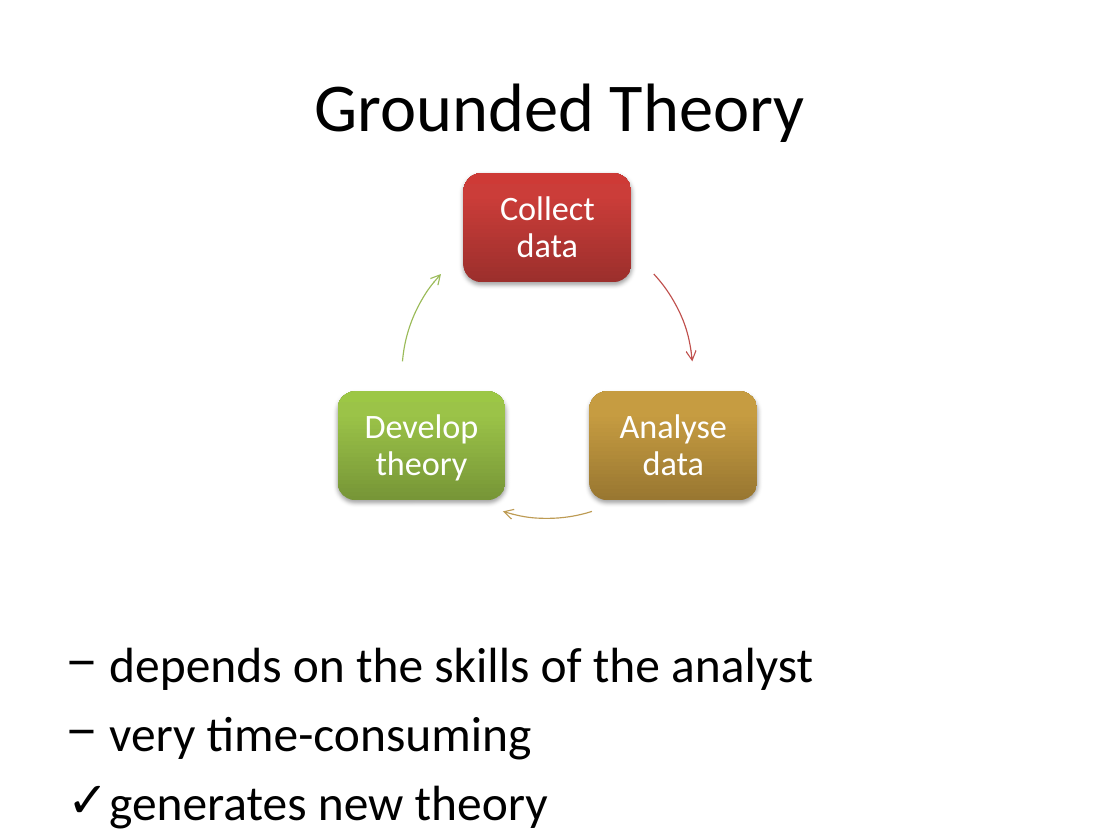
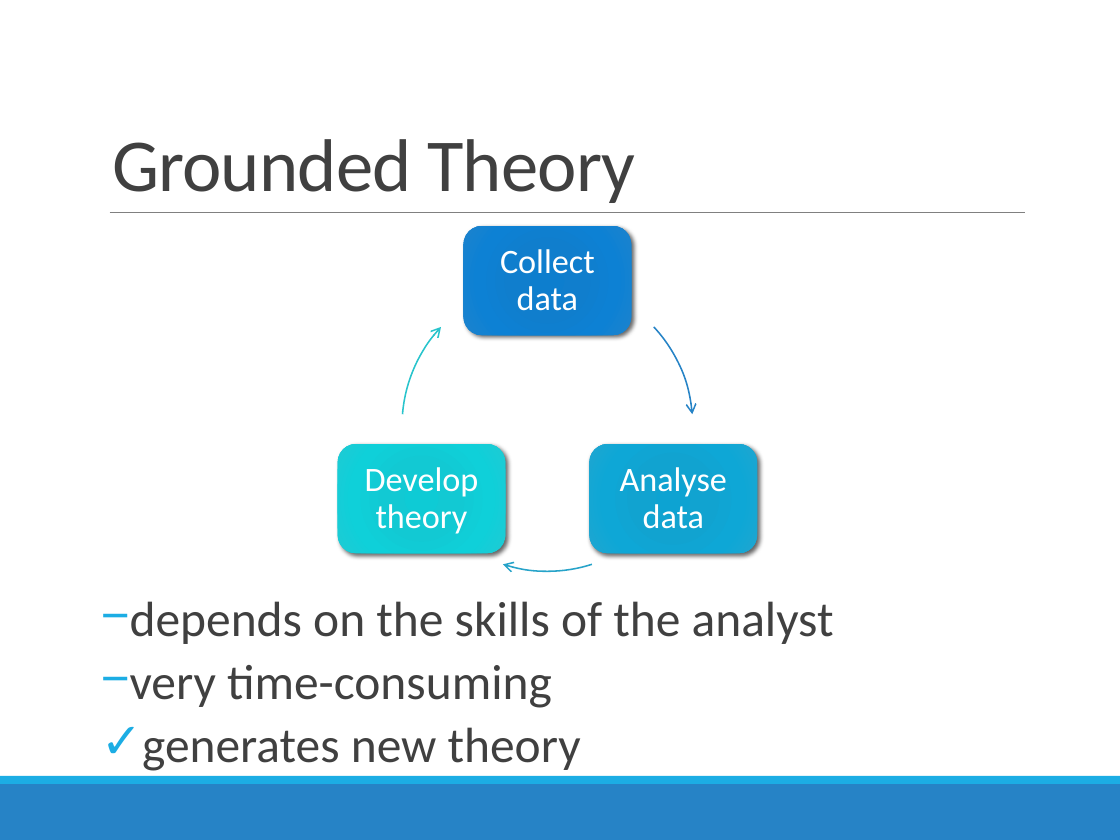
Before and after one commit to SweetyGott/HCIMonster, a slide deck: slide 2 of Impulsvortrag/4_Activity_Grounded_Hybrid_Theory.pptx. Drawn at 1120x840 pixels with LibreOffice and Linux fonts; fonts in the diff are those of the drawing. Boxes give left, top, right and bottom in pixels: in the first picture for what was removed or moved away, otherwise in the second. Text is boxed around its words. In the diff, an @@ line names an element or a change of style, - is before the commit and + after.

Commit message:
Droped some of my slides so that it becomes shorter
Relayouted Tabeas slides to fit Jens and my layout

```diff
--- a/Impulsvortrag/4_Activity_Grounded_Hybrid_Theory.pptx
+++ b/Impulsvortrag/4_Activity_Grounded_Hybrid_Theory.pptx
@@ title "Grounded Theory": place and size @@
-title "Grounded Theory" at [315, 83, 804, 142]
+title "Grounded Theory" at [112, 139, 635, 203]
@@ title "Grounded Theory" at [112, 139, 635, 203]: size 44 to 48 pt, text colour #000000 to #404040, letter spacing 0 to -0.5 pt; alignment centre to left; line spacing 1 to 0.85; vertical alignment middle to bottom @@
@@ line added from (110, 213) to (1025, 213), #808080 0.5 pt @@
@@ rounded rectangle: place and size @@
-rounded rectangle at [464, 174, 632, 282]
+rounded rectangle at [464, 226, 632, 335]
@@ rounded rectangle at [464, 226, 632, 335]: fill gradient #9C2F2D to #CB3E3A to #CE3B37 to gradient #0D7ECF to #117ECD to #0D81D4 to #1E84CE; shadow changed @@
@@ text "Collect data": place and size @@
-text "Collect data" at [500, 196, 595, 258]
+text "Collect data" at [500, 249, 595, 311]
@@ text "depends on the skills of ...": place and size @@
-text "depends on the skills of ..." at [109, 647, 813, 829]
+text "depends on the skills of ..." at [130, 601, 834, 771]
@@ text "depends on the skills of ..." at [130, 601, 834, 771]: text colour #000000 to #404040; indent changed; line spacing 1 to 0.7; more space between paragraphs @@
@@ freeform shape at [402, 281, 693, 572]: outline #C0504D 0.75 pt to #2683C6 1 pt @@
@@ freeform shape at [402, 281, 693, 572]: outline #BD9B53 0.75 pt to #27A3C9 1 pt @@
@@ freeform shape at [402, 281, 693, 572]: outline #9BBB59 0.75 pt to #28C4CC 1 pt @@
@@ 3 freeform shapes, 2 rounded rectangles: place and size @@
-3 freeform shapes, 2 rounded rectangles at [337, 227, 757, 519]
+3 freeform shapes, 2 rounded rectangles at [337, 281, 757, 572]
@@ rounded rectangle at [337, 445, 505, 553]: fill gradient #779737 to #9BC348 to #9DC746 to gradient #0ECBD5 to #12CAD3 to #0FD0DA to #20CBD4; shadow changed @@
@@ text "Develop theory": place and size @@
-text "Develop theory" at [365, 414, 479, 481]
+text "Develop theory" at [365, 467, 479, 534]
@@ rounded rectangle at [589, 445, 757, 553]: fill gradient #997832 to #C79C41 to #CB9D3F to gradient #0EA4D2 to #12A4D0 to #0EA8D7 to #1FA7D1; shadow changed @@
@@ text "Analyse data": place and size @@
-text "Analyse data" at [620, 414, 727, 476]
+text "Analyse data" at [620, 467, 727, 529]
@@ rectangle added at [0, 776, 1120, 784], fill #1CADE4 @@
@@ rectangle added at [0, 784, 1120, 840], fill #2683C6 @@
```
Also in this commit, not shown: 2 other slides changed, 1 other file.
